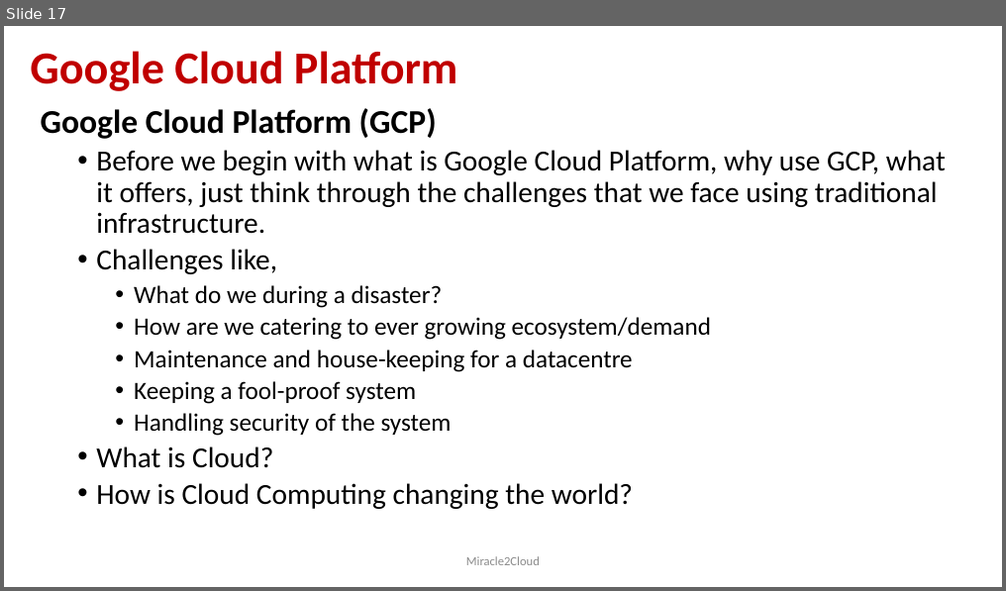
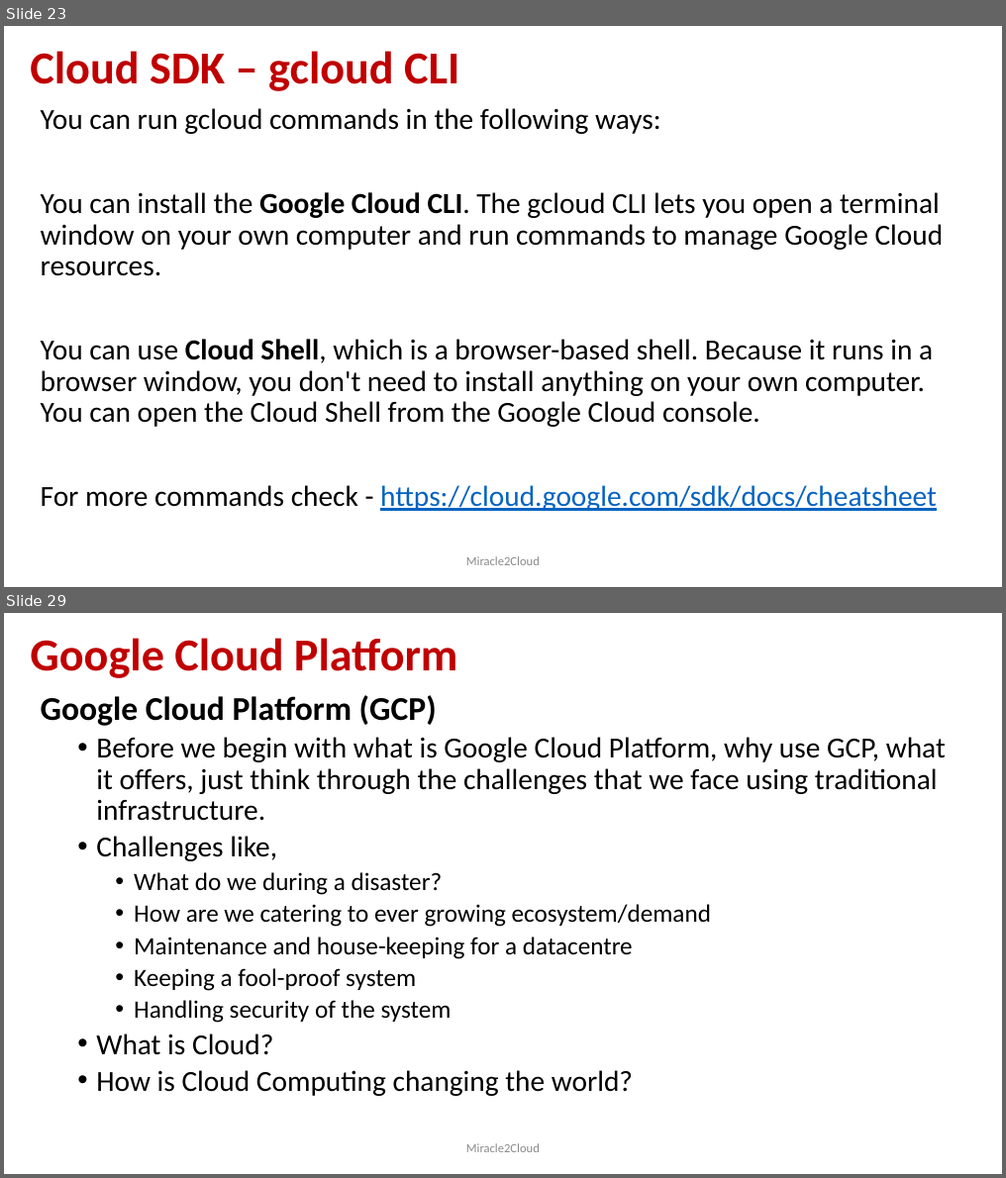
Before and after one commit to miracle2cloud/gcp, a slide deck: Google Cloud Platform.pptx. Shown one above the other, each under a label of ours: slide 17 before the commit, slides 23 and 29 after it; the slides between them are not shown. The pictures are 1006x591 and 1006x1178 pixels, drawn with LibreOffice and Linux fonts; fonts in the diff are those of the drawing. Boxes give left, top, right and bottom in pixels: in the first picture for what was removed or moved away, otherwise in the second. Text is boxed around its words. In the diff, an @@ line names an element or a change of style, - is before the commit and + after.

```diff
--- a/Google Cloud Platform.pptx
+++ b/Google Cloud Platform.pptx
@@ slide 23 added at (4,26,1002,587), background #FFFFFF @@
@@ title added at (30,51,459,91), 44 pt, text #C00000, bold @@
+Cloud SDK – gcloud CLI
@@ text added at (41,108,944,511), 28 pt, text #000000 @@
+You can run gcloud commands in the following ways:
+You can install the Google Cloud CLI. The gcloud CLI lets you open a terminal window on your own computer and run commands to manage Google Cloud resources.
+You can use Cloud Shell, which is a browser-based shell. Because it runs in a browser window, you don't need to install anything on your own computer. You can open the Cloud Shell from the Google Cloud console.
+For more commands check - https://cloud.google.com/sdk/docs/cheatsheet
@@ text added at (466,557,540,566), 12 pt, text #8C8C8C @@
+Miracle2Cloud
@@ what was slide 17 is now slide 29 @@
```
Also in this commit, not shown: 1 slide changed, 10 other slides added, 1 slide removed.
